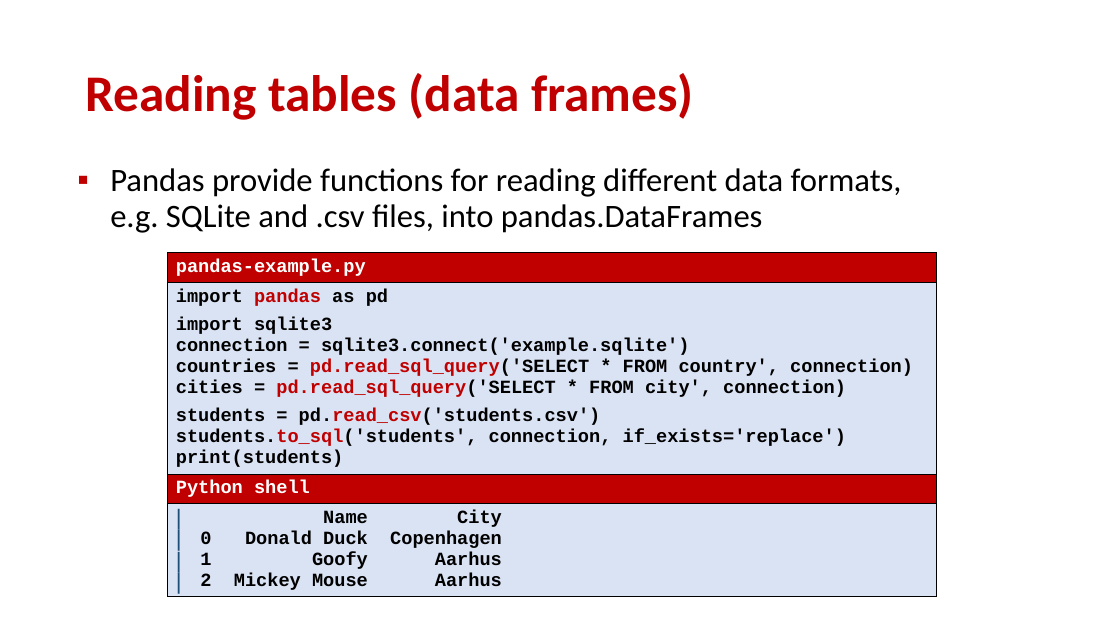
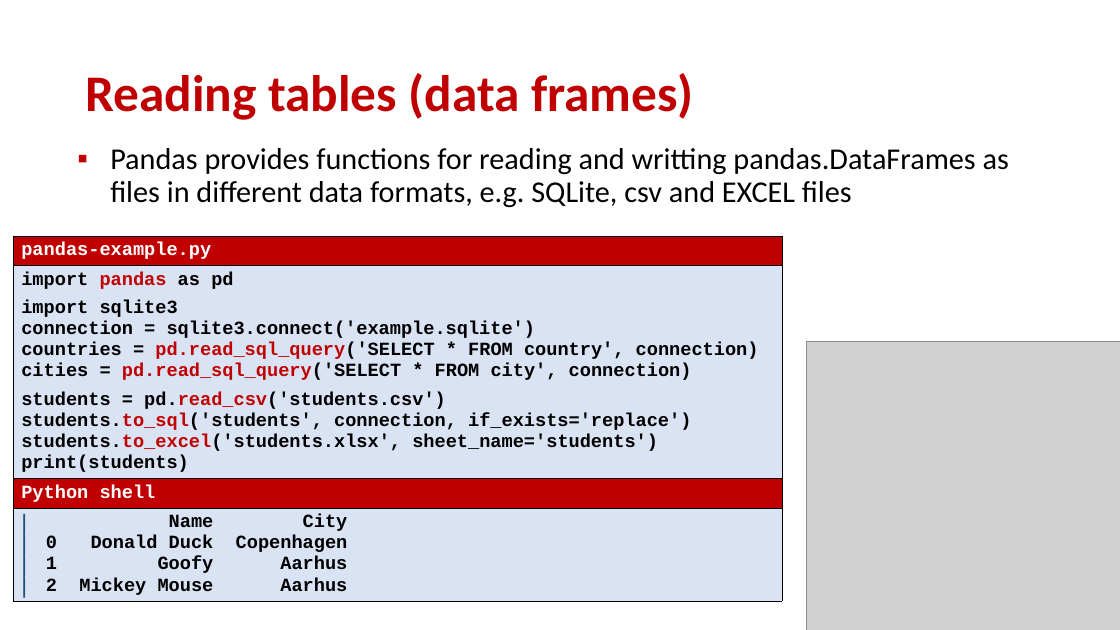
Before and after one commit to gsbrodal/gsbrodal.github.io, a slide deck: slide 11 of ipsa/slides/pandas.pptx. Drawn at 1120x630 pixels with LibreOffice and Linux fonts; fonts in the diff are those of the drawing; grey boxes stand for pictures. Boxes give left, top, right and bottom in pixels: in the first picture for what was removed or moved away, otherwise in the second. Text is boxed around its words. In the diff, an @@ line names an element or a change of style, - is before the commit and + after.

Commit message:
all-slides.pdf clustering.pdf clustering.pptx code.zip gui.pdf gui.pptx java.pdf java.pptx pandas.pdf pandas.pptx

```diff
--- a/ipsa/slides/pandas.pptx
+++ b/ipsa/slides/pandas.pptx
@@ text at (x1=110, y1=148, x2=1009, y2=208): text changed; size 28 to 25.9 pt @@
-▪ Pandas provide functions for reading different data formats,
-  e.g. SQLite and .csv files, into pandas.DataFrames
+▪ Pandas provides functions for reading and writting pandas.DataFrames as files in different data formats, e.g. SQLite, csv and EXCEL files
@@ table at (x1=13, y1=236, x2=782, y2=620) @@
-row 2, column 1: import pandas as pd / import sqlite3 / connection = sqlite3.connect('example.sqlite') / countries = pd.read_sql_query('SELECT * FROM country', connection) / cities = pd.read_sql_query('SELECT * FROM city', connection) / students = pd.read_csv('students.csv') / students.to_sql('students', connection, if_exists='replace') / print(students)
+row 2, column 1: import pandas as pd / import sqlite3 / connection = sqlite3.connect('example.sqlite') / countries = pd.read_sql_query('SELECT * FROM country', connection) / cities = pd.read_sql_query('SELECT * FROM city', connection) / students = pd.read_csv('students.csv') / students.to_sql('students', connection, if_exists='replace') / students.to_excel('students.xlsx', sheet_name='students') / print(students)
@@ table resized from (x1=167, y1=253, x2=937, y2=614) to (x1=13, y1=236, x2=782, y2=620) @@
@@ picture added at (x1=807, y1=341, x2=1120, y2=630) @@
```
Also in this commit, not shown: 6 other slides changed, 8 other files.
